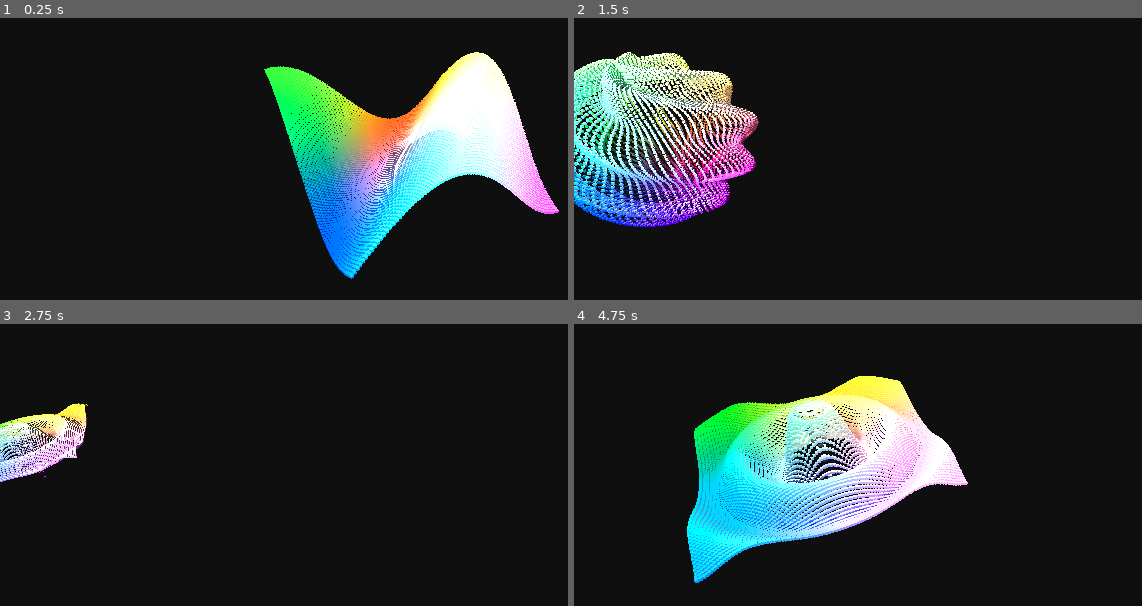
Above: before the commit, frames 1-4 (two rows, left to right).
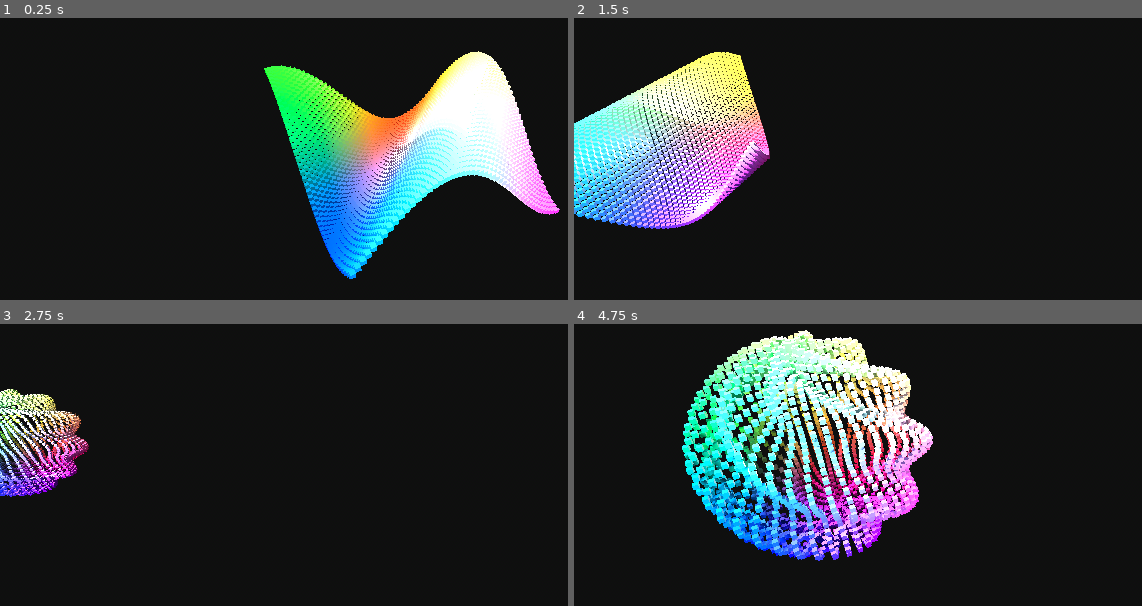
Above: after the commit, the same moments.

Repository: meursw/Graphics-Programming
Game: Godot game, scene res://Scenes/world.tscn
Same seed, same stepped clock (60 frames per second), same inputs: the game is played once before the commit and once after it.
Inputs (mouse positions are in pixels of both pictures, inside the frame that each line leads up to):
- Up to frame 1 (0.25 s): no input
- Up to frame 2 (1.5 s): move the mouse to (outside the picture) at 0.52 s; hold D (right) 0.53-1.28 s; right-click (outside the picture) at 0.6 s; click (outside the picture) at 0.67 s; move the mouse to (812, 156) at 1.27 s; hold S (back) from 1.28 s (still down); right-click (812, 156) at 1.35 s
- Up to frame 3 (2.75 s): move the mouse to (477, 340) at 2.02 s; release S (back) at 2.03 s; hold D (right) from 2.03 s (still down); right-click (477, 340) at 2.1 s
- Up to frame 4 (4.75 s): move the mouse to (931, 529) at 2.77 s; release D (right) at 2.78 s; hold W (forward) 2.78-3.53 s; right-click (931, 529) at 2.85 s; click (931, 529) at 2.92 s; tap Enter at 3.5 s; move the mouse to (outside the picture) at 3.52 s; hold A (left) from 3.53 s (still down); right-click (outside the picture) at 3.6 s; move the mouse to (733, 371) at 4.27 s; right-click (733, 371) at 4.35 s

The runs differ from the first frame. In frame 1, 6.7% of the frame differs, in the area x 46-99%, y 11-93%; in frame 2, 17%; in frame 3, 4.3%; in frame 4, 27%, in the area x 19-70%, y 2-92%.

Commit message:
godot function morph

Diff:
--- a/CatlikeCoding/Godot/Mathematical Surfaces/Scenes/world.tscn
+++ b/CatlikeCoding/Godot/Mathematical Surfaces/Scenes/world.tscn
@@ -39,14 +39,9 @@
 script = ExtResource("1_pqmig")
 
 [node name="Graph" parent="." instance=ExtResource("1_lllvd")]
-resolution = 90
+resolution = 50
 transition_mode = 1
-function_name = 0
-function_duration = 1.0
+function_duration = 2.0
+transition_duration = 0.8
 
 [node name="OmniLight3D" type="OmniLight3D" parent="."]
-
-[node name="FunctionTimer" type="Timer" parent="."]
-autostart = true
-
-[connection signal="timeout" from="FunctionTimer" to="Graph" method="_on_function_timer_timeout"]
--- a/CatlikeCoding/Godot/Mathematical Surfaces/Scripts/graph.gd
+++ b/CatlikeCoding/Godot/Mathematical Surfaces/Scripts/graph.gd
@@ -12,6 +12,10 @@
 @export var function_duration := 1.0
 @export var transition_duration := 1.0
 
+var duration: float
+var transitioning: bool
+var transition_function: FunctionLibrary.FunctionName
+
 var points: Array[MeshInstance3D]
 
 func _ready():
@@ -24,7 +28,22 @@
 		add_child(point)
 
 func _process(delta):
-	update_function()
+	duration += delta
+	if(transitioning):
+		if(duration >= transition_duration):
+			duration -= transition_duration
+			transitioning = false
+
+	elif(duration >= function_duration):
+		duration -= function_duration
+		transitioning = true;
+		transition_function = function_name;
+		pick_next_function()
+
+	if(transitioning):
+		update_function_transition()
+	else:
+		update_function()
 
 func update_function() -> void:
 	var f: Callable = FunctionLibrary.get_function(function_name)
@@ -45,7 +64,30 @@
 
 		x += 1
 
-func _on_function_timer_timeout():
+func update_function_transition() -> void:
+	var from: Callable = \
+		FunctionLibrary.get_function(transition_function)
+	var to: Callable = \
+		FunctionLibrary.get_function(function_name)
+	var progress: float = duration / transition_duration
+	var time := Time.get_ticks_msec() * 0.0008
+	var step: float = 2.0 / resolution
+	var x := 0
+	var z := 0
+
+	var v := 0.5 * step - 1.0
+	for i in range(0, points.size(), 1):
+		if(x == resolution):
+			x = 0
+			z += 1
+			v = (z + 0.5) * step - 1.0
+
+		var u: float = (x + 0.5) * step - 1.0
+		points[i].position = FunctionLibrary.Morph(u, v, time, from, to, progress)
+
+		x += 1
+
+func pick_next_function() -> void:
 	function_name = FunctionLibrary.get_next_function(function_name) \
 	if transition_mode == TransitionMode.Cycle \
 	else FunctionLibrary.get_random_func_other_than(function_name)
